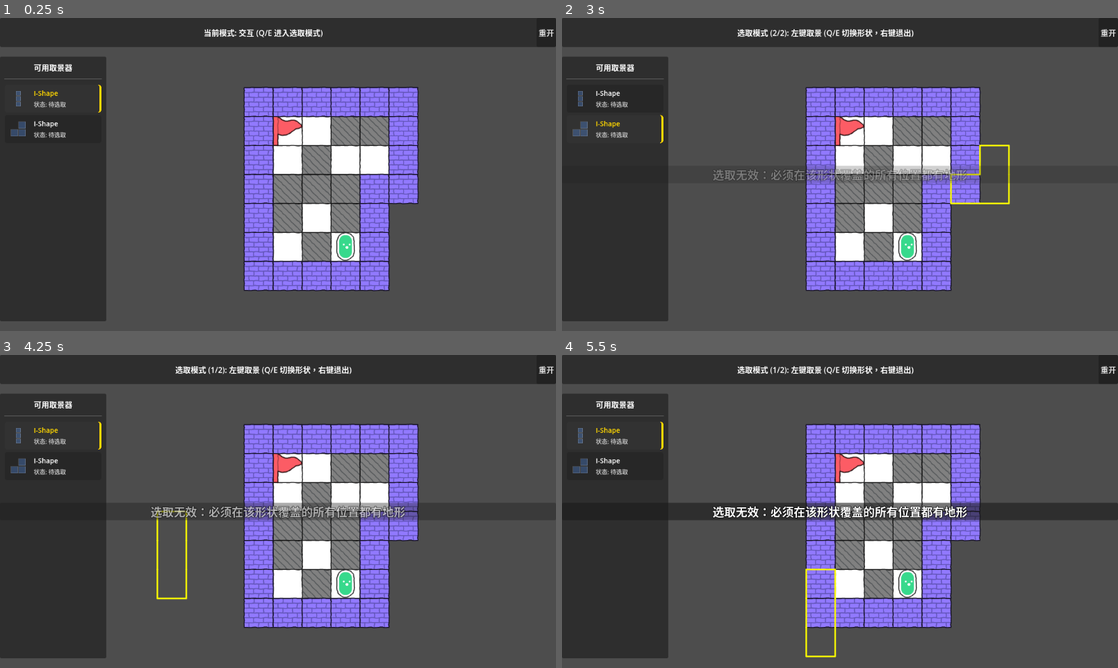
Above: before the commit, frames 1-4 (two rows, left to right).
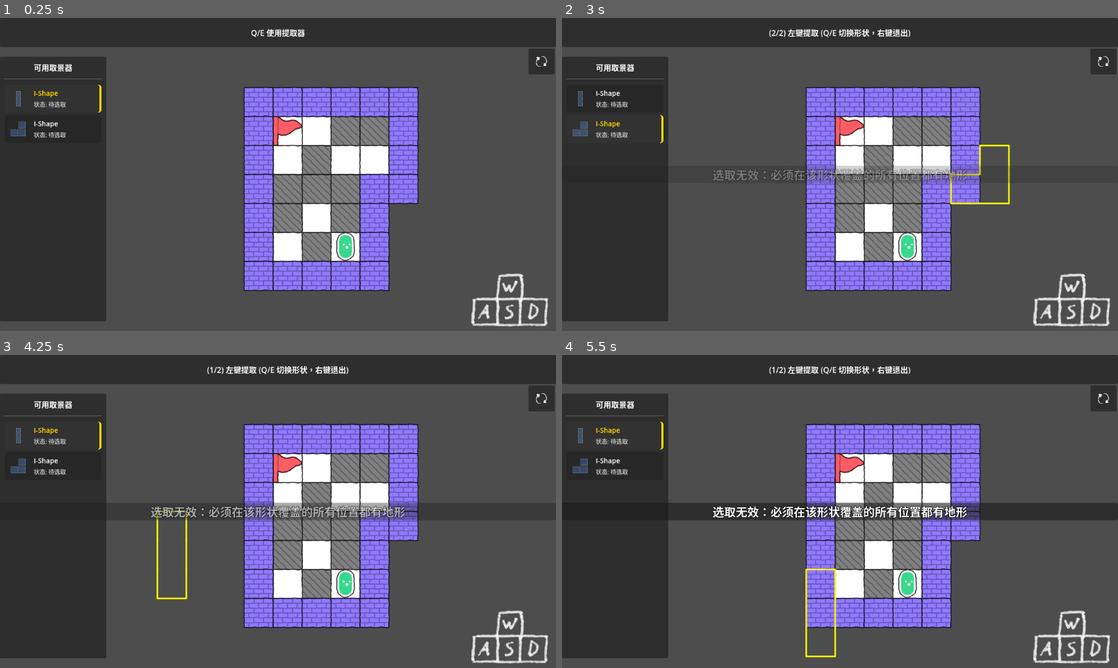
Above: after the commit, the same moments.

Repository: 494311870/jam-mask
Game: Godot game, scene res://scenes/main.tscn
The game is run twice, just before and just after one commit, with the same random seed, the same clock (stepped at 60 frames per second) and the same inputs.
Inputs (mouse positions are in pixels of both pictures, inside the frame that each line leads up to; where the layout moved, square brackets give the same spot in the first picture):
- Up to frame 1 (0.25 s): no input
- Up to frame 2 (3 s): click (1101, 61) [1106, 33] at 0.5 s; click (1101, 61) [1106, 33] at 1.25 s; click (1101, 61) [1106, 33] at 2 s; tap Enter at 2.75 s; move the mouse to (962, 158) at 2.77 s; hold D (move_right) from 2.78 s (still down); tap Q at 2.85 s; click (962, 158) at 2.92 s
- Up to frame 3 (4.25 s): tap Space at 3.5 s; move the mouse to (166, 527) at 3.52 s; release D (move_right) at 3.53 s; hold S (move_down) from 3.53 s (still down); tap E at 3.6 s
- Up to frame 4 (5.5 s): move the mouse to (895, 442) at 4.27 s; release S (move_down) at 4.28 s; hold D (move_right) 4.28-5.03 s; tap Q at 4.35 s; tap Enter at 5 s; move the mouse to (812, 574) at 5.02 s; hold W (move_up) from 5.03 s (still down); tap E at 5.1 s; click (812, 574) at 5.17 s

The runs differ from the first frame. In frame 1, 1.5% of the frame differs, in the area x 36-100%, y 3-99%; in frame 2, 1.7%, in the area x 31-100%, y 3-99%; in frame 3, 1.7%; in frame 4, 1.7%.

Commit message:
feat: 更新UI界面

Diff:
--- a/scenes/main.tscn
+++ b/scenes/main.tscn
@@ -1,8 +1,9 @@
-[gd_scene load_steps=4 format=3 uid="uid://dvk3jg56dxbmp"]
+[gd_scene load_steps=5 format=3 uid="uid://dvk3jg56dxbmp"]
 
 [ext_resource type="Script" uid="uid://bfh2pqvdsqb0l" path="res://scenes/main.gd" id="1_main"]
 [ext_resource type="PackedScene" uid="uid://d1c5btbar4bfe" path="res://content/levels/level_2_33.tscn" id="2_sugp2"]
 [ext_resource type="PackedScene" uid="uid://bfvtfqii1ytgf" path="res://scenes/viewfinder/viewfinder_system.tscn" id="2_vfs"]
+[ext_resource type="Texture2D" uid="uid://cwyw7tog31de7" path="res://art/ui/WasdKeys1.png" id="4_jyhfs"]
 
 [node name="Main" type="Node2D"]
 script = ExtResource("1_main")
@@ -23,3 +24,23 @@
 grow_horizontal = 2
 grow_vertical = 2
 color = Color(0, 0, 0, 1)
+
+[node name="CanvasLayer2" type="CanvasLayer" parent="."]
+layer = -1
+
+[node name="TextureRect" type="TextureRect" parent="CanvasLayer2"]
+custom_minimum_size = Vector2(256, 256)
+anchors_preset = 3
+anchor_left = 1.0
+anchor_top = 1.0
+anchor_right = 1.0
+anchor_bottom = 1.0
+offset_left = -224.0
+offset_top = -192.0
+offset_right = 32.0
+offset_bottom = 64.0
+grow_horizontal = 0
+grow_vertical = 0
+texture = ExtResource("4_jyhfs")
+expand_mode = 1
+stretch_mode = 5
--- a/scenes/viewfinder/viewfinder_system.gd
+++ b/scenes/viewfinder/viewfinder_system.gd
@@ -116,14 +116,14 @@
 
 	match current_mode:
 		Mode.INTERACT:
-			label_status.text = "当前模式: 交互 (Q/E 进入选取模式)"
+			label_status.text = "Q/E 使用提取器"
 		Mode.SELECT:
 			if active_shapes.is_empty():
-				label_status.text = "选取模式: 已无可用形状"
+				label_status.text = "已无可用的提取器"
 			else:
-				label_status.text = "选取模式 (%d/%d): 左键取景 (Q/E 切换形状，右键退出)" % [active_shape_index + 1, active_shapes.size()]
+				label_status.text = "(%d/%d) 左键提取 (Q/E 切换形状，右键退出)" % [active_shape_index + 1, active_shapes.size()]
 		Mode.MOVE:
-			label_status.text = "移动模式 (%d/%d): 左键放置地形 (右键取消)" % [active_shape_index + 1, active_shapes.size()]
+			label_status.text = "(%d/%d) 左键放置地形 (右键取消)" % [active_shape_index + 1, active_shapes.size()]
 
 	# Update button visual state (optional: modulate or theme)
 	btn_interact.release_focus()
--- a/scenes/viewfinder/viewfinder_system.tscn
+++ b/scenes/viewfinder/viewfinder_system.tscn
@@ -1,7 +1,8 @@
-[gd_scene load_steps=4 format=3 uid="uid://bfvtfqii1ytgf"]
+[gd_scene load_steps=5 format=3 uid="uid://bfvtfqii1ytgf"]
 
 [ext_resource type="Script" uid="uid://dy6si7stf21j6" path="res://scenes/viewfinder/viewfinder_system.gd" id="1_vfs"]
 [ext_resource type="PackedScene" uid="uid://bl6qtwotfl4wm" path="res://scenes/viewfinder/tip_ui.tscn" id="2_tt4el"]
+[ext_resource type="Texture2D" uid="uid://bwhskl0nr5eqt" path="res://art/ui/DoubleCircleArrows1.png" id="3_gxgj1"]
 [ext_resource type="PackedScene" uid="uid://cx6q8p7v8n2y" path="res://scenes/viewfinder/shape_inventory_ui.tscn" id="3_inv"]
 
 [node name="ViewfinderSystem" type="Node2D" groups=["viewfinder_system"]]
@@ -75,10 +76,32 @@
 horizontal_alignment = 1
 vertical_alignment = 1
 
-[node name="BtnRestart" type="Button" parent="ViewfinderUI/Control/Panel/HBoxContainer2"]
+[node name="CenterContainer2" type="CenterContainer" parent="ViewfinderUI/Control/Panel"]
+custom_minimum_size = Vector2(60, 60)
+layout_mode = 1
+anchors_preset = 1
+anchor_left = 1.0
+anchor_right = 1.0
+offset_left = -60.0
+offset_top = 60.0
+offset_bottom = 120.0
+grow_horizontal = 0
+
+[node name="BtnRestart" type="Button" parent="ViewfinderUI/Control/Panel/CenterContainer2"]
 unique_name_in_owner = true
+custom_minimum_size = Vector2(54, 54)
 layout_mode = 2
-text = "重开"
+
+[node name="TextureRect" type="TextureRect" parent="ViewfinderUI/Control/Panel/CenterContainer2/BtnRestart"]
+layout_mode = 1
+anchors_preset = 15
+anchor_right = 1.0
+anchor_bottom = 1.0
+grow_horizontal = 2
+grow_vertical = 2
+texture = ExtResource("3_gxgj1")
+expand_mode = 1
+stretch_mode = 5
 
 [node name="TipUI" parent="ViewfinderUI" instance=ExtResource("2_tt4el")]
 unique_name_in_owner = true
Binary file added: art/ui/DoubleCircleArrows1.png
Not shown, added: art/ui/DoubleCircleArrows1.png.import
Binary file added: art/ui/WasdKeys1.png
Not shown, added: art/ui/WasdKeys1.png.import
